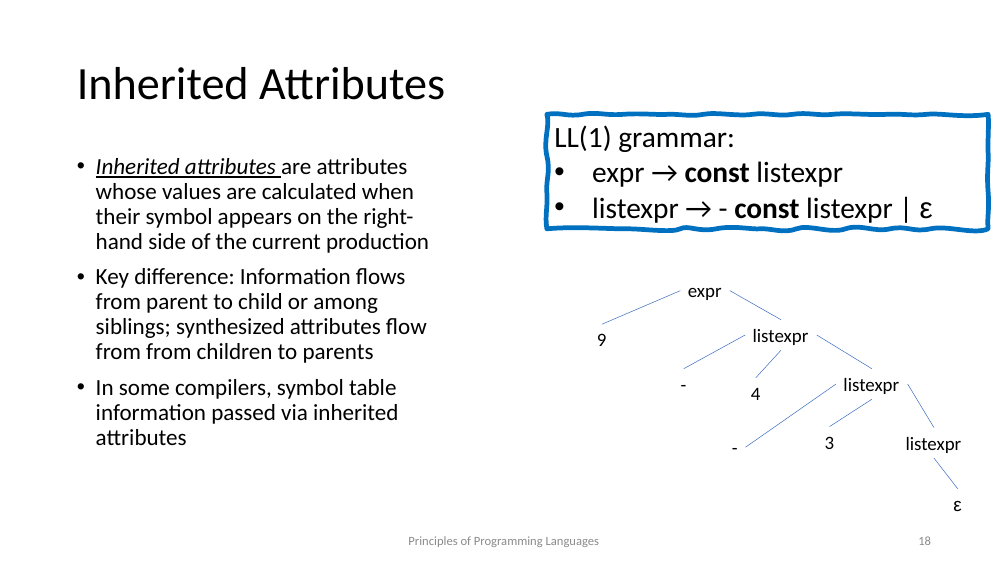
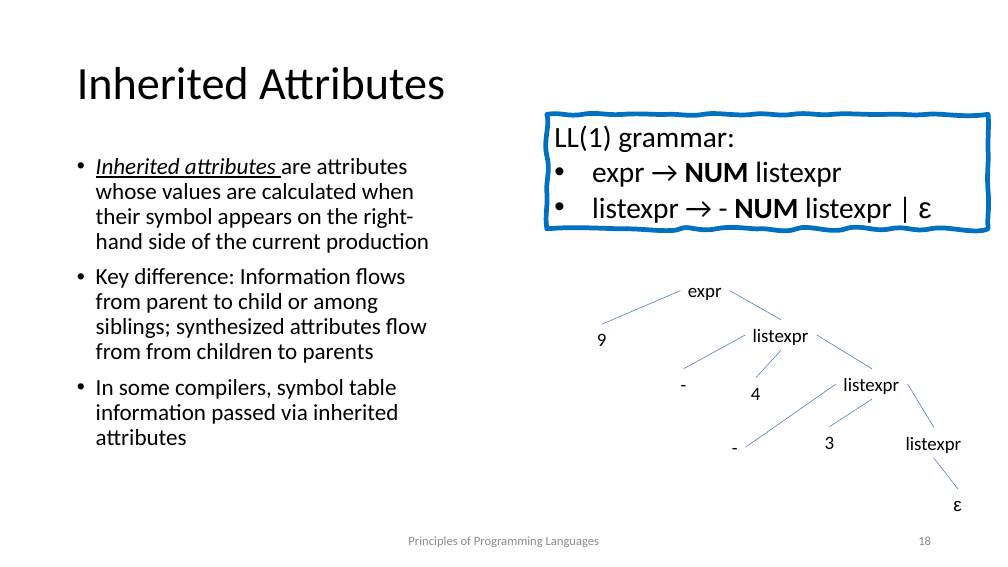
Before and after one commit to kongm/pl-design, a slide deck: slide 18 of semantics.pptx. Drawn at 1008x567 pixels with LibreOffice and Linux fonts; fonts in the diff are those of the drawing. Boxes give left, top, right and bottom in pixels: in the first picture for what was removed or moved away, otherwise in the second. Text is boxed around its words. In the diff, an @@ line names an element or a change of style, - is before the commit and + after.

```diff
--- a/semantics.pptx
+++ b/semantics.pptx
@@ text in freeform shape at (592, 161, 932, 223): text changed @@
-• expr → const listexpr
-• listexpr → - const listexpr | ε
+• expr → NUM listexpr
+• listexpr → - NUM listexpr | ε
```
Also in this commit, not shown: 2 other slides changed, 1 other file.
